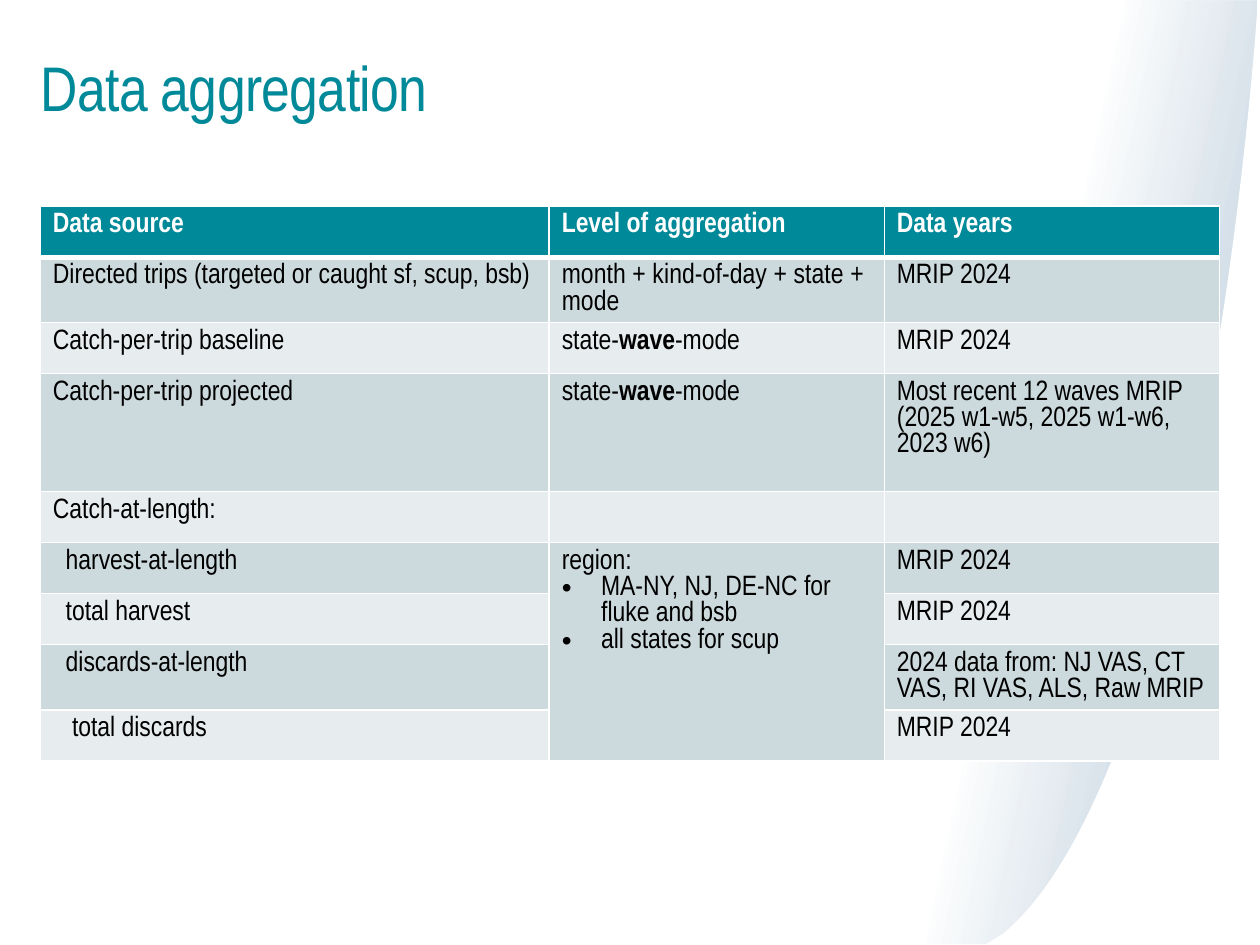
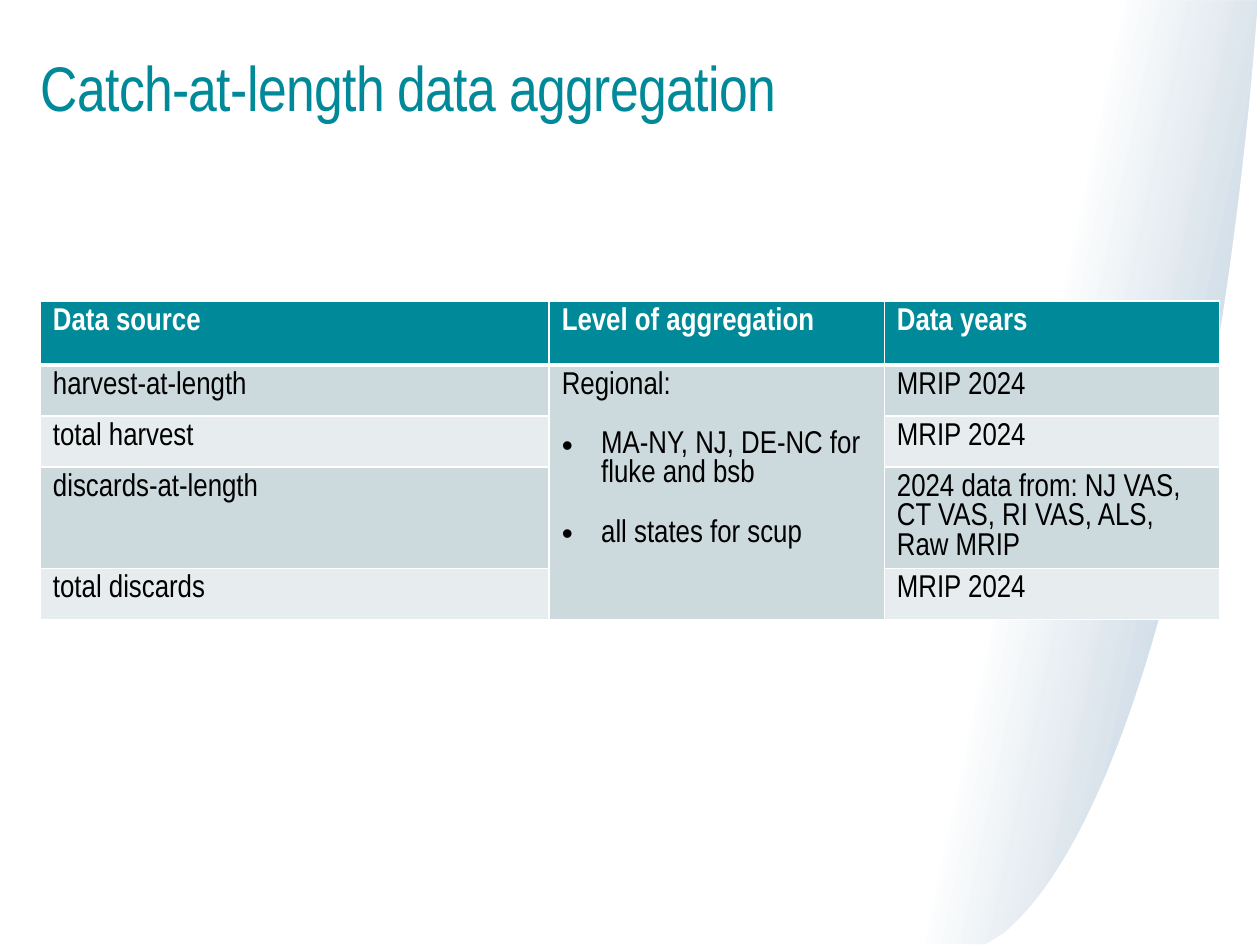
Before and after one commit to mle2718/flukeRDM, a slide deck: slide 15 of docs/TC meeting 6-20-25 Lou.pptx. Drawn at 1260x945 pixels with LibreOffice and Linux fonts; fonts in the diff are those of the drawing. Boxes give left, top, right and bottom in pixels: in the first picture for what was removed or moved away, otherwise in the second. Text is boxed around its words. In the diff, an @@ line names an element or a change of style, - is before the commit and + after.

```diff
--- a/docs/TC meeting 6-20-25 Lou.pptx
+++ b/docs/TC meeting 6-20-25 Lou.pptx
@@ title at box(41, 65, 775, 122): text changed @@
-Data aggregation
+Catch-at-length data aggregation
@@ table at box(40, 301, 1220, 644) @@
-row 2: Directed trips (targeted or caught sf, scup, bsb) | month + kind-of-day + state + mode | MRIP 2024
-row 3: Catch-per-trip baseline | state-wave-mode | MRIP 2024
-row 4: Catch-per-trip projected | state-wave-mode | Most recent 12 waves MRIP (2025 w1-w5, 2025 w1-w6, 2023 w6)
-row 5: Catch-at-length: |  | 
-row 6: harvest-at-length | region: / MA-NY, NJ, DE-NC for fluke and bsb / all states for scup | MRIP 2024
+row 2: harvest-at-length | Regional: / MA-NY, NJ, DE-NC for fluke and bsb / all states for scup | MRIP 2024
@@ table: place and size @@
-table at box(40, 207, 1220, 820)
+table at box(40, 301, 1220, 644)
```
Also in this commit, not shown: 16 other slides changed, 2 slides added, 1 slide removed, 8 other files.
